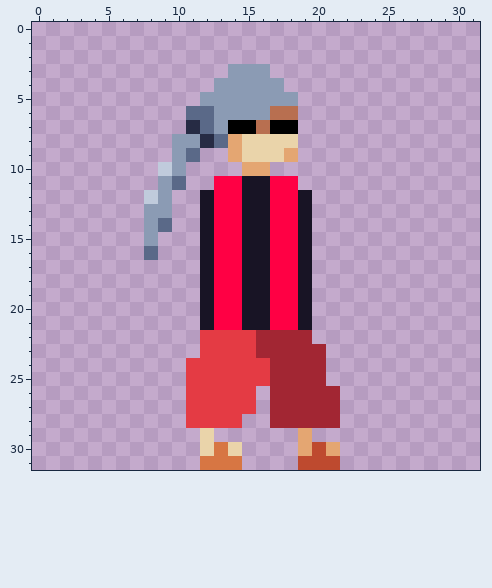
File history of a pixel-art sprite, Assets/Graphics/Samurai.png. This is how it looked before the edit.
The file is 32x32 pixels.
Once edited:
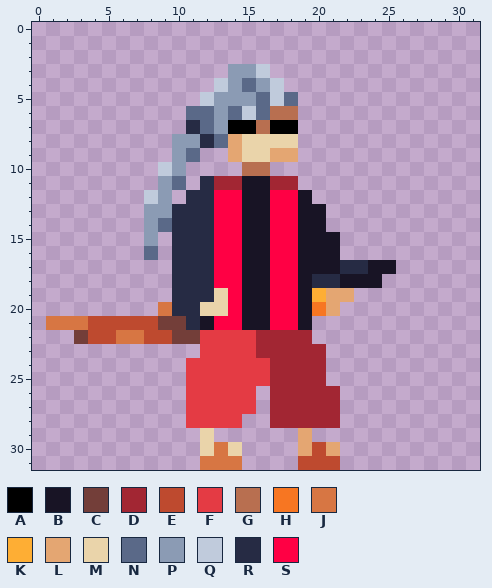
Palette (. is transparent): A #000000  B #181425  C #733e39  D #a22633  E #be4a2f  F #e43b44  G #b86f50  H #f77622  J #d77643  K #feae34  L #e4a672  M #ead4aa  N #5a6988  P #8b9bb4  Q #c0cbdc  R #262b44  S #ff0044
From the commit log: Rolling Animation
From old to new:
y 3: x 16 P -> Q
y 4: x 13 P -> Q; x 15 P -> N; x 17 P -> Q
y 5: x 12 P -> Q; x 16..18 PPP -> NQN
y 6: x 14..16 PPP -> NQN
y 9: x 17 M -> L
y 10: x 15..16 LL -> GG
y 11: x 12..14 .SS -> RDD; x 17..18 SS -> DD
y 12: x 11..12 .B -> RR
y 13..14: x 10..12 ..B -> RRR; x 20 . -> B
y 15..16: x 10..12 ..B -> RRR; x 20..21 .. -> BB
y 17: x 10..12 ..B -> RRR; x 20..25 ...... -> BBRRBB
y 18: x 10..12 ..B -> RRR; x 20..24 ..... -> RRBBB
y 19: x 10..13 ..BS -> RRRM; x 20..22 ... -> KLL
y 20: x 9..13 ...BS -> JRRMM; x 20..21 .. -> HL
y 21: x 1..11 ........... -> JJJEEEEECCR
y 22: x 3..11 ......... -> CEEJJEECC
Where, in picture pixels (left, top, right, bottom), the same in both pictures:
changed: (46, 64, 396, 344)
